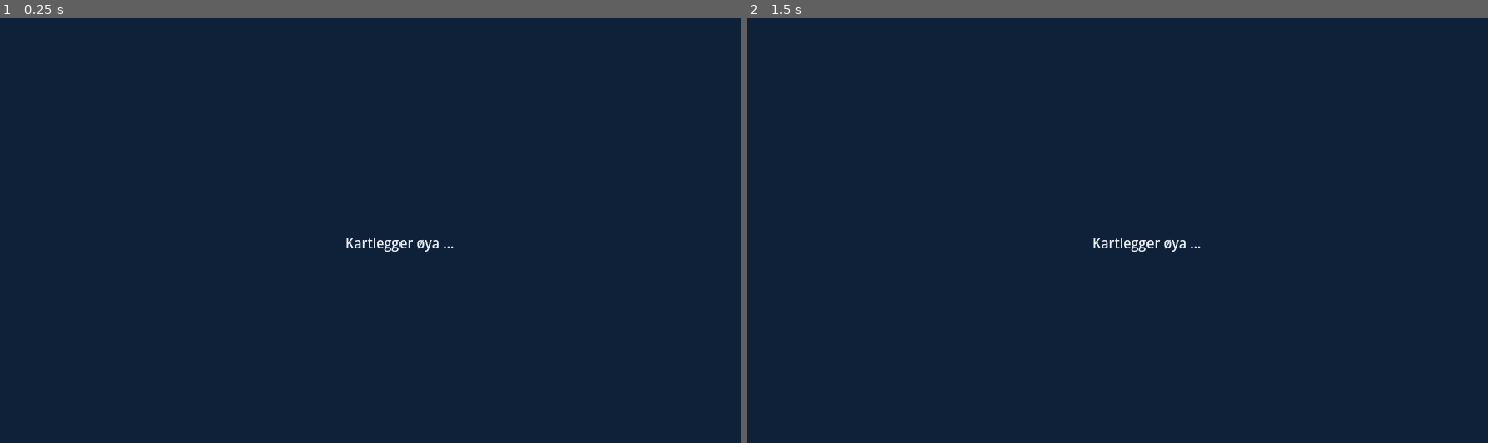
Above: before the commit, frames 1-2 (left to right).
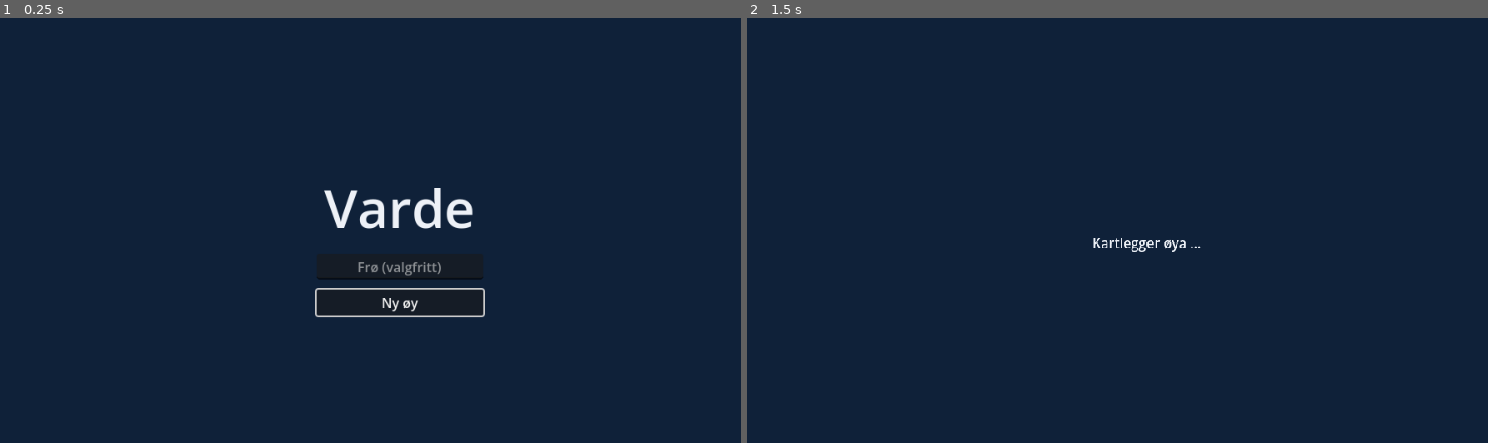
Above: after the commit, the same moments.

Repository: stommeras/varde
Game: Godot game, scene res://game/title_screen.tscn
Two runs of this game, one before a commit and one after it. Both use one fixed random seed, a clock stepped at 60 frames per second and the inputs below. Before the commit the project starts from res://debug/debug_view.tscn.
Inputs (mouse positions are in pixels of both pictures, inside the frame that each line leads up to):
- Up to frame 1 (0.25 s): no input
- Up to frame 2 (1.5 s): click (1147, 302) at 0.5 s, where only the run after the commit has a clickable "Ny øy"; click (872, 30) at 1.25 s, where only the run before the commit has a clickable "Tilfeldig"

The runs differ from the first frame. In frame 1, 1.5% of the frame differs, in the area x 42-66%, y 40-71%; in frame 2, nothing differs.

Commit message:
feat: add the title screen and the game scene, with the camera and sun moved to world/
Co-Authored-By: Claude Opus 5.5 <noreply@anthropic.com>

Diff:
--- a/debug/debug_view.gd
+++ b/debug/debug_view.gd
@@ -31,10 +31,7 @@
 var _view_3d := DebugView3D.new()
 ## The 3D view's sliders, shown only with it.
 var _controls_3d: Control
-## Covers the view while the generator runs.
-var _charting := ColorRect.new()
-## Null means no generation is running.
-var _thread: Thread
+var _loader := IslandLoader.new()
 
 
 func _ready() -> void:
@@ -45,13 +42,13 @@
 	add_child(_camera)
 	_view_3d.hide()
 	add_child(_view_3d)
+	_loader.loaded.connect(_on_loaded)
+	add_child(_loader)
 	_build_ui()
-	_generate(0)
+	_loader.start(0)
 
 
 func _process(delta: float) -> void:
-	if _thread != null and not _thread.is_alive():
-		_finish_generating()
 	if _view_3d.visible:
 		return
 	var direction: Vector2 = Input.get_vector("ui_left", "ui_right", "ui_up", "ui_down")
@@ -98,7 +95,7 @@
 	var random := Button.new()
 	random.text = tr("RANDOM_SEED")
 	random.focus_mode = Control.FOCUS_NONE
-	random.pressed.connect(func() -> void: _generate(randi()))
+	random.pressed.connect(func() -> void: _loader.start(randi()))
 	row.add_child(random)
 
 	var group := ButtonGroup.new()
@@ -128,72 +125,26 @@
 	for control: Control in row.get_children() + _controls_3d.get_children():
 		control.add_theme_font_size_override("font_size", 10)
 
-	_charting.color = Ramps.RAMPS[Ramps.Terrain.WATER][0]
-	_charting.set_anchors_preset(Control.PRESET_FULL_RECT)
-	layer.add_child(_charting)
-	var charting_label := Label.new()
-	charting_label.text = tr("CHARTING_ISLAND")
-	charting_label.set_anchors_preset(Control.PRESET_FULL_RECT)
-	charting_label.horizontal_alignment = HORIZONTAL_ALIGNMENT_CENTER
-	charting_label.vertical_alignment = VERTICAL_ALIGNMENT_CENTER
-	charting_label.add_theme_color_override("font_color", Ramps.RAMPS[Ramps.Terrain.SNOW][3])
-	_charting.add_child(charting_label)
-
 
 func _on_seed_submitted(text: String) -> void:
 	_seed_field.release_focus()
 	if text.is_valid_int():
-		_generate(text.to_int())
-
-
-## Starts the generator on a thread. A request while one is running is dropped.
-func _generate(island_seed: int) -> void:
-	if _thread != null:
-		return
-	_charting.show()
-	_thread = Thread.new()
-	_thread.start(_build.bind(island_seed))
-
-
-## Runs on the generator thread. Returns the island, its terrain chunk meshes and their build time.
-static func _build(island_seed: int) -> Array:
-	var island: IslandData = IslandGenerator.generate(island_seed)
-	var started: int = Time.get_ticks_msec()
-	var meshes: Array[ArrayMesh] = TerrainMesh.build(island)
-	return [island, meshes, Time.get_ticks_msec() - started]
-
-
-func _finish_generating() -> void:
-	var result: Array = _thread.wait_to_finish()
-	_thread = null
-	_island = result[0]
-	# Set here, not in _generate, so a request dropped mid-run can't leave the wrong seed showing.
+		_loader.start(text.to_int())
+
+
+func _on_loaded(island: IslandData, meshes: Array[ArrayMesh], msec: int) -> void:
+	_island = island
+	# Set here, not when the request is made, so a request dropped mid-run can't leave the wrong seed showing.
 	_seed_field.text = str(_island.island_seed)
-	# The total sums the steps instead of timing from _generate, because a hidden window runs at
-	# about 1 frame per second and the poll in _process would add up to a second.
-	var total: int = 0
-	var steps := PackedStringArray()
-	for step: String in _island.step_msec:
-		total += _island.step_msec[step]
-		steps.append("%s %d ms" % [step, _island.step_msec[step]])
-	print("Seed %d: %s, total %d ms, then the mesh %d ms" % [_island.island_seed, ", ".join(steps), total, result[2]])
-	_info.text = "%d ms" % total
+	_info.text = "%d ms" % msec
 	_material_texture = ImageTexture.create_from_image(_material_image(_island.material, _island.main_island, _island.fresh_water))
-	_view_3d.show_island(result[1], _island)
-	_charting.hide()
+	_view_3d.show_island(meshes, _island)
 	if not _view_3d.visible:
 		_show(_layer)
 	# Fit the whole island on screen.
 	var world: float = IslandData.SIZE * PIXELS_PER_CELL
 	_camera.position = Vector2.ONE * world / 2.0
 	_set_zoom(get_viewport_rect().size.y / world)
-
-
-# A thread still running when the node leaves must be joined, or Godot reports a leaked thread.
-func _exit_tree() -> void:
-	if _thread != null:
-		_thread.wait_to_finish()
-		_thread = null
 
 
 func _show(layer: Layer) -> void:
--- a/debug/view_3d.gd
+++ b/debug/view_3d.gd
@@ -7,26 +7,14 @@
 
 ## The base resolutions to choose from. Each one scales to 1920×1080 by a whole number.
 const RESOLUTIONS: Array[Vector2i] = [Vector2i(480, 270), Vector2i(640, 360), Vector2i(960, 540)]
-## How far the camera sits behind the point it looks at. An orthographic view doesn't change with
-## distance, so this only has to keep the near plane in front of the camera. The worst case is the
-## tallest summit at the steepest tilt and widest zoom, about 2250 units nearer than sea level.
-const DISTANCE: float = 3000.0
 ## Screen heights the camera pans per second, so panning feels the same at any zoom.
 const PAN_SCREENS_PER_SECOND: float = 1.0
 ## How much one wheel step zooms. Raising it zooms in bigger jumps, lowering it in finer ones.
 const WHEEL_FACTOR: float = 1.25
-## World units the camera's depth range reaches past the terrain on each side, so the summit and the
-## farthest sea never touch the near or far plane.
-const DEPTH_MARGIN: float = 2.0
-## The sun's height above the southern horizon at noon. Raising it shortens the midday shadows. 45° is
-## about midsummer in southern Norway. The day cycle in milestone 6 replaces this.
-const NOON_ELEVATION: float = deg_to_rad(45.0)
 
-## Holds one MeshInstance3D per terrain chunk. Its y scale is the summit height.
-var _terrain := Node3D.new()
-var _camera := Camera3D.new()
-## The ground point at sea level in the middle of the screen. Panning moves it.
-var _focus := Vector3(IslandData.SIZE / 2.0, 0.0, IslandData.SIZE / 2.0)
+var _terrain := IslandTerrain.new()
+var _camera := GameCamera.new()
+var _sun := Sun.new()
 var _resolution := HSlider.new()
 ## Cells of flat ground at sea level from the top to the bottom of the screen.
 var _zoom := HSlider.new()
@@ -37,17 +25,11 @@
 ## Degrees along the sun's path, from the eastern horizon at 0 through south at 90 to the western
 ## horizon at 180.
 var _sun_angle := HSlider.new()
-var _sun := DirectionalLight3D.new()
 
 
 func _ready() -> void:
 	add_child(_terrain)
-	_camera.projection = Camera3D.PROJECTION_ORTHOGONAL
 	add_child(_camera)
-	_sun.shadow_enabled = true
-	# One shadow map over the whole view. The camera is orthographic and its depth range is short, so
-	# the splits of the default mode would only spend the map's resolution on bands of the same size.
-	_sun.directional_shadow_mode = DirectionalLight3D.SHADOW_ORTHOGONAL
 	add_child(_sun)
 
 
@@ -57,8 +39,8 @@
 	var direction: Vector2 = Input.get_vector("ui_left", "ui_right", "ui_up", "ui_down")
 	if direction != Vector2.ZERO:
 		var step: Vector2 = direction * _zoom.value * PAN_SCREENS_PER_SECOND * delta
-		_focus += Vector3(step.x, 0.0, step.y)
-		_place_camera()
+		_camera.focus += Vector3(step.x, 0.0, step.y)
+		_camera.place()
 
 
 func _unhandled_input(event: InputEvent) -> void:
@@ -68,8 +50,8 @@
 	if motion != null and motion.button_mask & MOUSE_BUTTON_MASK_LEFT:
 		# Moves the ground at sea level with the cursor. The screen is _zoom cells of that ground tall.
 		var cells: Vector2 = motion.relative * _zoom.value / get_viewport().get_visible_rect().size.y
-		_focus -= Vector3(cells.x, 0.0, cells.y)
-		_place_camera()
+		_camera.focus -= Vector3(cells.x, 0.0, cells.y)
+		_camera.place()
 		return
 	var button := event as InputEventMouseButton
 	if button == null or not button.pressed:
@@ -82,30 +64,19 @@
 
 ## Replaces the terrain with a new island's chunk meshes, drawn by the terrain shader.
 func show_island(meshes: Array[ArrayMesh], island: IslandData) -> void:
-	for chunk: Node in _terrain.get_children():
-		# Removed now, so _apply_lod_bias doesn't also walk the chunks waiting to be freed.
-		_terrain.remove_child(chunk)
-		chunk.queue_free()
-	var material: ShaderMaterial = TerrainMaterial.create(island)
-	for mesh: ArrayMesh in meshes:
-		var chunk := MeshInstance3D.new()
-		chunk.mesh = mesh
-		chunk.material_override = material
-		_terrain.add_child(chunk)
-	_apply_lod_bias()
+	_terrain.show_island(meshes, island)
+	_terrain.set_summit_height(_summit_height.value)
 
 
 ## The sliders, for the debug view to place in its UI.
 func build_controls() -> Control:
 	var box := VBoxContainer.new()
-	# The values chosen by eye in #23 and #28, which SPEC.md records.
 	_add_slider(box, _resolution, 0, RESOLUTIONS.size() - 1, 1, 2)
-	_add_slider(box, _zoom, 20, IslandData.SIZE, 1, 80)
+	_add_slider(box, _zoom, 20, IslandData.SIZE, 1, GameCamera.ZOOM)
 	_zoom.exp_edit = true
-	_add_slider(box, _tilt, 0, 80, 1, 45)
-	_add_slider(box, _summit_height, 5, 300, 1, 100)
-	# 120° is mid-afternoon, with the sun in the south-west and the slopes that face the camera lit.
-	_add_slider(box, _sun_angle, 5, 175, 1, 120)
+	_add_slider(box, _tilt, 0, 80, 1, GameCamera.TILT_DEGREES)
+	_add_slider(box, _summit_height, 5, 300, 1, IslandTerrain.SUMMIT_HEIGHT)
+	_add_slider(box, _sun_angle, 5, 175, 1, Sun.START_ANGLE)
 	for slider: HSlider in [_resolution, _zoom, _tilt, _summit_height, _sun_angle]:
 		slider.value_changed.connect(_apply.unbind(1))
 	_apply()
@@ -128,54 +99,19 @@
 func _apply() -> void:
 	var resolution: Vector2i = RESOLUTIONS[int(_resolution.value)]
 	get_window().content_scale_size = resolution
-	_terrain.scale.y = _summit_height.value
-	_apply_lod_bias()
+	_terrain.set_summit_height(_summit_height.value)
 	_label(_resolution).text = tr("BASE_RESOLUTION") % [resolution.x, resolution.y]
 	_label(_zoom).text = tr("ZOOM_CELLS") % _zoom.value
 	_label(_tilt).text = tr("TILT_DEGREES") % _tilt.value
 	_label(_summit_height).text = tr("SUMMIT_HEIGHT") % _summit_height.value
 	_label(_sun_angle).text = tr("SUN_ANGLE") % _sun_angle.value
-	_sun.basis = Basis.looking_at(-sun_direction(deg_to_rad(_sun_angle.value)))
-	_place_camera()
-
-
-## The unit vector from the ground toward the sun at angle radians along its path. The path is a
-## half circle from east (+x) over the south (+z), tilted so it peaks at NOON_ELEVATION.
-static func sun_direction(angle: float) -> Vector3:
-	return Vector3(cos(angle), sin(angle) * sin(NOON_ELEVATION), sin(angle) * cos(NOON_ELEVATION))
-
-
-# Godot scales a mesh's level-of-detail distances by the node's largest scale, which is the summit
-# height here. That only stretches heights, so the bias cancels it and the level follows the zoom.
-func _apply_lod_bias() -> void:
-	for chunk: MeshInstance3D in _terrain.get_children():
-		chunk.lod_bias = 1.0 / maxf(_terrain.scale.y, 1.0)
+	_sun.set_angle(_sun_angle.value)
+	_camera.zoom = _zoom.value
+	_camera.tilt_degrees = _tilt.value
+	_camera.summit_height = _summit_height.value
+	_camera.place()
 
 
 ## Each slider's label sits just before it.
 func _label(slider: HSlider) -> Label:
 	return slider.get_parent().get_child(slider.get_index() - 1)
-
-
-func _place_camera() -> void:
-	var tilt: float = deg_to_rad(_tilt.value)
-	_camera.rotation = Vector3(tilt - PI / 2.0, 0.0, 0.0)
-	# Flat ground along north-south shrinks by cos(tilt) on screen, so the view is that much
-	# shorter than the ground it covers.
-	_camera.size = _zoom.value * cos(tilt)
-	# Godot ignores the sun's shadow distance for an orthographic camera and fits the shadow map around
-	# the camera's whole depth range, so a range deeper than the terrain spreads the map thin. A ray
-	# through the screen's center meets sea level DISTANCE from the camera, and the rays through the
-	# top and bottom edges meet it zoom * sin(tilt) / 2 nearer and farther. The summit can stand
-	# summit / cos(tilt) nearer than sea level on the same ray.
-	var reach: float = _zoom.value * sin(tilt) / 2.0
-	_camera.near = DISTANCE - reach - _summit_height.value / cos(tilt) - DEPTH_MARGIN
-	_camera.far = DISTANCE + reach + DEPTH_MARGIN
-	# A camera that moves by part of a pixel makes every edge and dither pattern crawl. Snapping its
-	# position along its right and up axes to whole pixels moves the image in whole pixels instead.
-	# _focus keeps the exact position, so slow panning still adds up.
-	var pixel: float = _camera.size / get_window().content_scale_size.y
-	var local: Vector3 = _camera.basis.inverse() * (_focus + _camera.basis.z * DISTANCE)
-	local.x = snappedf(local.x, pixel)
-	local.y = snappedf(local.y, pixel)
-	_camera.position = _camera.basis * local
--- /dev/null
+++ b/game/game.gd
@@ -0,0 +1,35 @@
+class_name Game
+extends Node3D
+## One run on one island. The island generates on a background thread behind "Kartlegger øya" and
+## then shows through the game camera at the view values in SPEC.md. Escape ends the run and goes
+## back to the title screen.
+
+const TITLE_SCREEN: String = "res://game/title_screen.tscn"
+
+## The title screen sets it before it adds the scene. Running the scene on its own gives seed 0.
+var island_seed: int = 0
+var _terrain := IslandTerrain.new()
+var _camera := GameCamera.new()
+var _loader := IslandLoader.new()
+
+
+func _ready() -> void:
+	# The sea beyond the grid's edge, set here too so the scene also runs on its own.
+	RenderingServer.set_default_clear_color(Ramps.RAMPS[Ramps.Terrain.WATER][0])
+	add_child(_terrain)
+	add_child(_camera)
+	add_child(Sun.new())
+	# The middle of the island until the camera follows the player in #45.
+	_camera.place()
+	_loader.loaded.connect(_on_loaded)
+	add_child(_loader)
+	_loader.start(island_seed)
+
+
+func _unhandled_input(event: InputEvent) -> void:
+	if event.is_action_pressed("ui_cancel"):
+		get_tree().change_scene_to_file(TITLE_SCREEN)
+
+
+func _on_loaded(island: IslandData, meshes: Array[ArrayMesh], _msec: int) -> void:
+	_terrain.show_island(meshes, island)
--- /dev/null
+++ b/game/game.tscn
@@ -0,0 +1,6 @@
+[gd_scene load_steps=2 format=3]
+
+[ext_resource type="Script" path="res://game/game.gd" id="1"]
+
+[node name="Game" type="Node3D"]
+script = ExtResource("1")
--- /dev/null
+++ b/game/title_screen.gd
@@ -0,0 +1,53 @@
+extends Control
+## The title screen, and the game's main scene. "Ny øy" starts a run on the seed in the seed field,
+## or on a random seed when the field is empty.
+
+const GAME: PackedScene = preload("res://game/game.tscn")
+
+var _seed_field := LineEdit.new()
+
+
+func _ready() -> void:
+	RenderingServer.set_default_clear_color(Ramps.RAMPS[Ramps.Terrain.WATER][0])
+	set_anchors_preset(Control.PRESET_FULL_RECT)
+	var center := CenterContainer.new()
+	center.set_anchors_preset(Control.PRESET_FULL_RECT)
+	add_child(center)
+	var column := VBoxContainer.new()
+	column.add_theme_constant_override("separation", 12)
+	center.add_child(column)
+
+	var title := Label.new()
+	title.text = tr("GAME_TITLE")
+	title.horizontal_alignment = HORIZONTAL_ALIGNMENT_CENTER
+	title.add_theme_font_size_override("font_size", 64)
+	title.add_theme_color_override("font_color", Ramps.RAMPS[Ramps.Terrain.SNOW][3])
+	column.add_child(title)
+
+	_seed_field.placeholder_text = tr("SEED_OPTIONAL")
+	_seed_field.alignment = HORIZONTAL_ALIGNMENT_CENTER
+	_seed_field.custom_minimum_size.x = 200
+	_seed_field.text_submitted.connect(_start.unbind(1))
+	column.add_child(_seed_field)
+
+	var new_island := Button.new()
+	new_island.text = tr("NEW_ISLAND")
+	new_island.pressed.connect(_start)
+	column.add_child(new_island)
+	new_island.grab_focus()
+
+
+func _start() -> void:
+	var text: String = _seed_field.text.strip_edges()
+	var game: Game = GAME.instantiate()
+	# Any text works as a seed. A number is used as it is, so the seeds the debug view shows carry over.
+	if text.is_empty():
+		game.island_seed = randi()
+	elif text.is_valid_int():
+		game.island_seed = text.to_int()
+	else:
+		game.island_seed = text.hash()
+	var tree: SceneTree = get_tree()
+	tree.root.add_child(game)
+	tree.current_scene = game
+	queue_free()
--- /dev/null
+++ b/game/title_screen.tscn
@@ -0,0 +1,12 @@
+[gd_scene load_steps=2 format=3]
+
+[ext_resource type="Script" path="res://game/title_screen.gd" id="1"]
+
+[node name="TitleScreen" type="Control"]
+layout_mode = 3
+anchors_preset = 15
+anchor_right = 1.0
+anchor_bottom = 1.0
+grow_horizontal = 2
+grow_vertical = 2
+script = ExtResource("1")
--- a/locale/strings.csv
+++ b/locale/strings.csv
@@ -12,3 +12,5 @@
 TILT_DEGREES,Helning: %d°
 SUMMIT_HEIGHT,Topphøyde: %d
 SUN_ANGLE,Solvinkel: %d°
+GAME_TITLE,Varde
+SEED_OPTIONAL,Frø (valgfritt)
--- a/project.godot
+++ b/project.godot
@@ -11,7 +11,7 @@
 [application]
 
 config/name="Varde"
-run/main_scene="res://debug/debug_view.tscn"
+run/main_scene="res://game/title_screen.tscn"
 config/features=PackedStringArray("4.7", "Forward Plus")
 config/icon="res://icon.svg"
 
--- /dev/null
+++ b/world/game_camera.gd
@@ -0,0 +1,53 @@
+class_name GameCamera
+extends Camera3D
+## The game's orthographic camera. It faces north, looks down at tilt from vertical, and keeps focus
+## in the middle of the screen. The game scene and the debug view both place it with place().
+
+## The view values that milestone 2 chose by eye, which SPEC.md records.
+const ZOOM: float = 80.0
+const TILT_DEGREES: float = 45.0
+## How far the camera sits behind the point it looks at. An orthographic view doesn't change with
+## distance, so this only has to keep the near plane in front of the camera. The worst case is the
+## tallest summit at the steepest tilt and widest zoom, about 2250 units nearer than sea level.
+const DISTANCE: float = 3000.0
+## World units the camera's depth range reaches past the terrain on each side, so the summit and the
+## farthest sea never touch the near or far plane.
+const DEPTH_MARGIN: float = 2.0
+
+## Cells of flat ground at sea level from the top to the bottom of the screen.
+var zoom: float = ZOOM
+## Degrees from looking straight down.
+var tilt_degrees: float = TILT_DEGREES
+## World units from sea level to the highest cell, which sets how near the near plane must come.
+var summit_height: float = IslandTerrain.SUMMIT_HEIGHT
+## The ground point at sea level in the middle of the screen.
+var focus := Vector3(IslandData.SIZE / 2.0, 0.0, IslandData.SIZE / 2.0)
+
+
+func _init() -> void:
+	projection = Camera3D.PROJECTION_ORTHOGONAL
+
+
+## Moves and turns the camera to show focus at the current zoom and tilt. Call it after changing any of them.
+func place() -> void:
+	var tilt: float = deg_to_rad(tilt_degrees)
+	rotation = Vector3(tilt - PI / 2.0, 0.0, 0.0)
+	# Flat ground along north-south shrinks by cos(tilt) on screen, so the view is that much
+	# shorter than the ground it covers.
+	size = zoom * cos(tilt)
+	# Godot ignores the sun's shadow distance for an orthographic camera and fits the shadow map around
+	# the camera's whole depth range, so a range deeper than the terrain spreads the map thin. A ray
+	# through the screen's center meets sea level DISTANCE from the camera, and the rays through the
+	# top and bottom edges meet it zoom * sin(tilt) / 2 nearer and farther. The summit can stand
+	# summit / cos(tilt) nearer than sea level on the same ray.
+	var reach: float = zoom * sin(tilt) / 2.0
+	near = DISTANCE - reach - summit_height / cos(tilt) - DEPTH_MARGIN
+	far = DISTANCE + reach + DEPTH_MARGIN
+	# A camera that moves by part of a pixel makes every edge and dither pattern crawl. Snapping its
+	# position along its right and up axes to whole pixels moves the image in whole pixels instead.
+	# focus keeps the exact position, so slow panning still adds up.
+	var pixel: float = size / get_window().content_scale_size.y
+	var local: Vector3 = basis.inverse() * (focus + basis.z * DISTANCE)
+	local.x = snappedf(local.x, pixel)
+	local.y = snappedf(local.y, pixel)
+	position = basis * local
--- /dev/null
+++ b/world/island_loader.gd
@@ -0,0 +1,73 @@
+class_name IslandLoader
+extends CanvasLayer
+## Generates an island and its terrain chunk meshes on a background thread, and covers the screen
+## with "Kartlegger øya" while it runs. The game scene and the debug view both use it.
+
+## Sent on the main thread when an island is ready. msec is the generator's time, without the mesh.
+signal loaded(island: IslandData, meshes: Array[ArrayMesh], msec: int)
+
+## Null means no generation is running.
+var _thread: Thread
+var _cover := ColorRect.new()
+
+
+func _ready() -> void:
+	# Above the scenes' own UI, which sits on the default layer.
+	layer = 10
+	_cover.color = Ramps.RAMPS[Ramps.Terrain.WATER][0]
+	_cover.set_anchors_preset(Control.PRESET_FULL_RECT)
+	_cover.hide()
+	add_child(_cover)
+	var label := Label.new()
+	label.text = tr("CHARTING_ISLAND")
+	label.set_anchors_preset(Control.PRESET_FULL_RECT)
+	label.horizontal_alignment = HORIZONTAL_ALIGNMENT_CENTER
+	label.vertical_alignment = VERTICAL_ALIGNMENT_CENTER
+	label.add_theme_color_override("font_color", Ramps.RAMPS[Ramps.Terrain.SNOW][3])
+	_cover.add_child(label)
+
+
+func _process(_delta: float) -> void:
+	if _thread != null and not _thread.is_alive():
+		_finish()
+
+
+## Starts the generator on a thread. A request while one is running is dropped.
+func start(island_seed: int) -> void:
+	if _thread != null:
+		return
+	_cover.show()
+	_thread = Thread.new()
+	_thread.start(_build.bind(island_seed))
+
+
+## Runs on the generator thread. Returns the island, its terrain chunk meshes and their build time.
+static func _build(island_seed: int) -> Array:
+	var island: IslandData = IslandGenerator.generate(island_seed)
+	var started: int = Time.get_ticks_msec()
+	var meshes: Array[ArrayMesh] = TerrainMesh.build(island)
+	return [island, meshes, Time.get_ticks_msec() - started]
+
+
+func _finish() -> void:
+	var result: Array = _thread.wait_to_finish()
+	_thread = null
+	var island: IslandData = result[0]
+	# The total sums the steps instead of timing from start, because a hidden window runs at
+	# about 1 frame per second and the poll in _process would add up to a second.
+	var total: int = 0
+	var steps := PackedStringArray()
+	for step: String in island.step_msec:
+		total += island.step_msec[step]
+		steps.append("%s %d ms" % [step, island.step_msec[step]])
+	print("Seed %d: %s, total %d ms, then the mesh %d ms" % [island.island_seed, ", ".join(steps), total, result[2]])
+	var meshes: Array[ArrayMesh] = result[1]
+	loaded.emit(island, meshes, total)
+	_cover.hide()
+
+
+# A thread still running when the node leaves must be joined, or Godot reports a leaked thread.
+func _exit_tree() -> void:
+	if _thread != null:
+		_thread.wait_to_finish()
+		_thread = null
--- /dev/null
+++ b/world/island_terrain.gd
@@ -0,0 +1,38 @@
+class_name IslandTerrain
+extends Node3D
+## Holds one MeshInstance3D per terrain chunk, drawn by the terrain shader. Its y scale is the summit height.
+
+## World units from sea level to the highest cell, chosen by eye in milestone 2.
+const SUMMIT_HEIGHT: float = 100.0
+
+
+func _init() -> void:
+	scale.y = SUMMIT_HEIGHT
+
+
+## Replaces the terrain with a new island's chunk meshes.
+func show_island(meshes: Array[ArrayMesh], island: IslandData) -> void:
+	for chunk: Node in get_children():
+		# Removed now, so _apply_lod_bias doesn't also walk the chunks waiting to be freed.
+		remove_child(chunk)
+		chunk.queue_free()
+	var material: ShaderMaterial = TerrainMaterial.create(island)
+	for mesh: ArrayMesh in meshes:
+		var chunk := MeshInstance3D.new()
+		chunk.mesh = mesh
+		chunk.material_override = material
+		add_child(chunk)
+	_apply_lod_bias()
+
+
+## Stretches the terrain so the highest cell stands height world units above sea level.
+func set_summit_height(height: float) -> void:
+	scale.y = height
+	_apply_lod_bias()
+
+
+# Godot scales a mesh's level-of-detail distances by the node's largest scale, which is the summit
+# height here. That only stretches heights, so the bias cancels it and the level follows the zoom.
+func _apply_lod_bias() -> void:
+	for chunk: MeshInstance3D in get_children():
+		chunk.lod_bias = 1.0 / maxf(scale.y, 1.0)
--- /dev/null
+++ b/world/sun.gd
@@ -0,0 +1,31 @@
+class_name Sun
+extends DirectionalLight3D
+## The sun, a directional light that casts shadows across the terrain. It crosses the sky from east
+## to west in a half circle over the south.
+
+## The sun's height above the southern horizon at noon. Raising it shortens the midday shadows. 45° is
+## about midsummer in southern Norway.
+const NOON_ELEVATION: float = deg_to_rad(45.0)
+## Degrees along the path where the sun stands until the day cycle in milestone 6 moves it. 120° is
+## mid-afternoon, with the sun in the south-west and the slopes that face the camera lit.
+const START_ANGLE: float = 120.0
+
+
+func _init() -> void:
+	shadow_enabled = true
+	# One shadow map over the whole view. The camera is orthographic and its depth range is short, so
+	# the splits of the default mode would only spend the map's resolution on bands of the same size.
+	directional_shadow_mode = DirectionalLight3D.SHADOW_ORTHOGONAL
+	set_angle(START_ANGLE)
+
+
+## Puts the sun at degrees along its path, from the eastern horizon at 0 through south at 90 to the
+## western horizon at 180.
+func set_angle(degrees: float) -> void:
+	basis = Basis.looking_at(-direction(deg_to_rad(degrees)))
+
+
+## The unit vector from the ground toward the sun at angle radians along its path. The path is a
+## half circle from east (+x) over the south (+z), tilted so it peaks at NOON_ELEVATION.
+static func direction(angle: float) -> Vector3:
+	return Vector3(cos(angle), sin(angle) * sin(NOON_ELEVATION), sin(angle) * cos(NOON_ELEVATION))
Not shown, added: game/game.gd.uid
Not shown, added: game/title_screen.gd.uid
Not shown, added: world/game_camera.gd.uid
Not shown, added: world/island_loader.gd.uid
Not shown, added: world/island_terrain.gd.uid
Not shown, added: world/sun.gd.uid
Not shown, changed: SPEC.md
